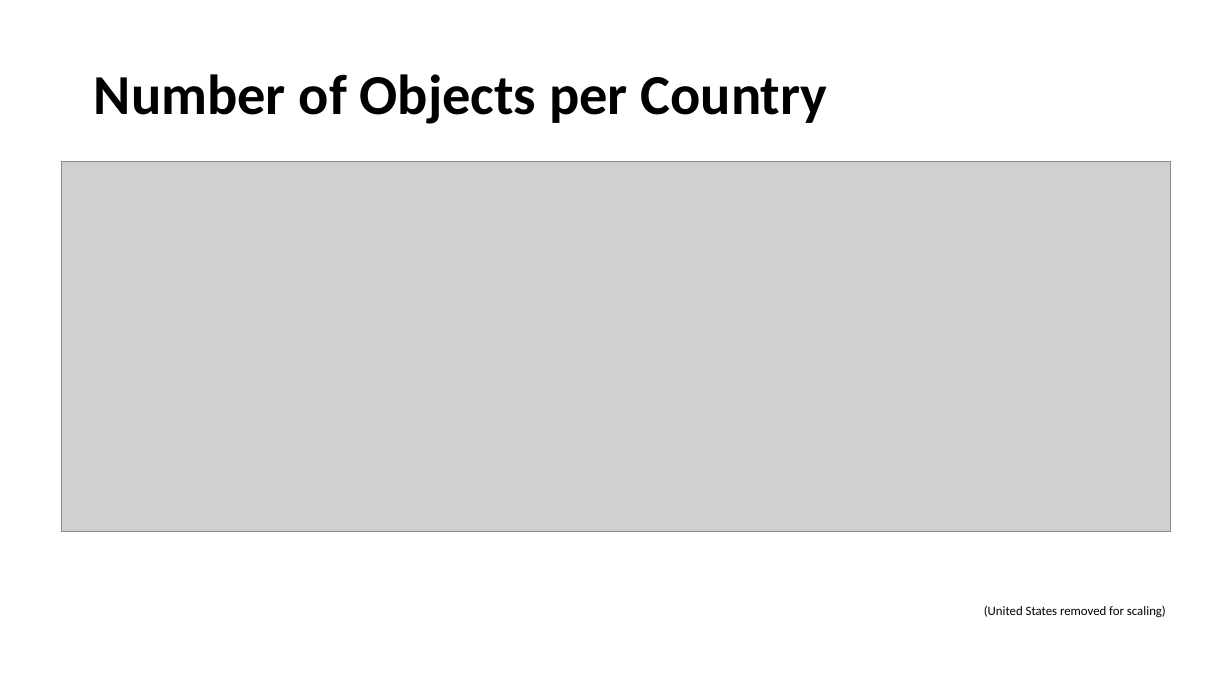
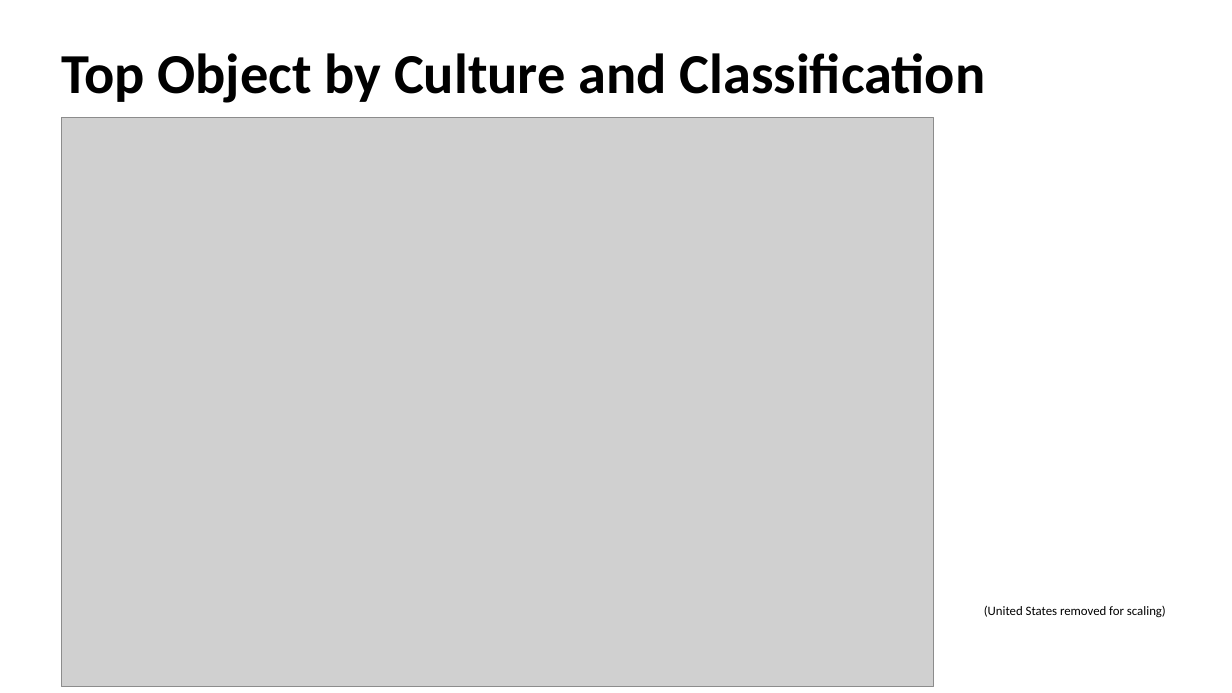
Before and after one commit to MtSopris/ProjectMet2, a slide deck: slide 5 of Analysis of th MET.pptx. Drawn at 1232x693 pixels with LibreOffice and Linux fonts; fonts in the diff are those of the drawing; grey boxes stand for pictures; background and template pictures are left out. Boxes give left, top, right and bottom in pixels: in the first picture for what was removed or moved away, otherwise in the second. Text is boxed around its words. In the diff, an @@ line names an element or a change of style, - is before the commit and + after.

```diff
--- a/Analysis of th MET.pptx
+++ b/Analysis of th MET.pptx
@@ title at (x1=61, y1=53, x2=986, y2=103): text changed @@
-Number of Objects per Country
+Top Object by Culture and Classification
@@ picture resized from (x1=62, y1=162, x2=1171, y2=531) to (x1=62, y1=117, x2=934, y2=688) @@
```
Also in this commit, not shown: 7 other slides changed, 2 slides added, 3 slides removed, 9 other files.
